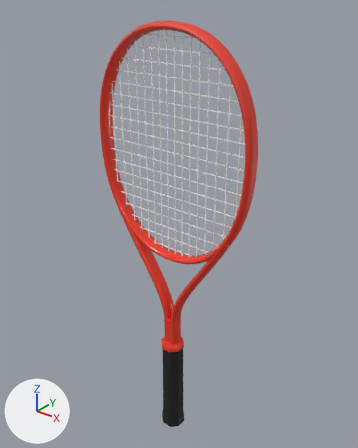
An edit to the glTF model assets/realistic/wilson-defyer-100.glb, drawn before and after from the same camera.
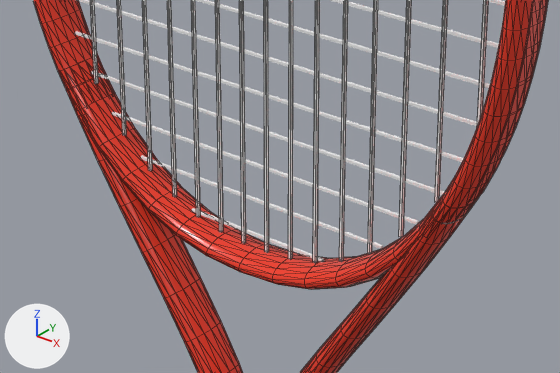
Old and new are each drawn whole from a camera (50 mm lens) standing at (0.428, -0.519, 0.728) and looking at (-0.006, 0.025, 0.391) and again close up on the part from 28% to 72% of the width and 41% to 64% of the height. The axes (+X, +Y, +Z) are drawn at lower left. The lights are the same throughout. The older version's two pictures come first. The close-ups show mesh edges as thin lines. Where no turn or scale is listed for an object, it has been applied to the vertices. Vertices at exactly the same position are counted once.

The scene before the commit, as lines of its bpy script (objects in view):
```python
me_frame = bpy.data.meshes.new('frame')
me_frame.from_pydata(...)  # 1720 vertices, 3380 faces; spans x -0.135..0.135, y -0.013..0.013, z 0.178..0.686
me_frame.materials.append(mat_mat_frame)
me_grommets = bpy.data.meshes.new('grommets')
me_grommets.from_pydata(...)  # 130 vertices, 192 faces; spans x -0.135..0.135, y -0.006..0.006, z 0.414..0.584
me_grommets.materials.append(mat_mat_grommets)  # red #e8402e
me_strings_mains = bpy.data.meshes.new('strings_mains')
me_strings_mains.from_pydata(...)  # 128 vertices, 128 faces; spans x -0.112..0.112, y -0.001..0.0, z 0.354..0.675
me_strings_mains.materials.append(mat_mat_strings_mains)  # white #f2f2f2
ob_frame = bpy.data.objects.new('frame', me_frame)
ob_frame.location = (0.0, 0.0, 0.0)
ob_grommets = bpy.data.objects.new('grommets', me_grommets)
ob_grommets.location = (0.0, 0.0, 0.0)
ob_strings_mains = bpy.data.objects.new('strings_mains', me_strings_mains)
ob_strings_mains.location = (0.0, 0.0, 0.0)
# also in view: 'strings_crosses' at (0.0, 0.0, 0.514)
```
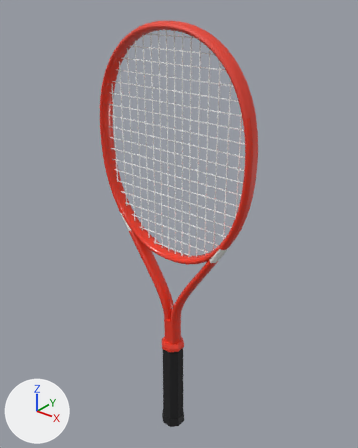
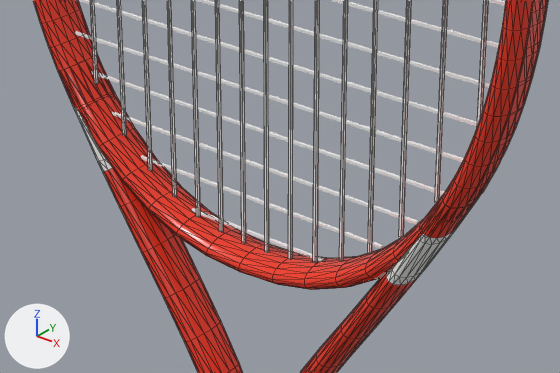
What the commit changed:
me_frame has 1720 vertices, 3380 faces and spans x -0.135..0.135, y -0.013..0.013, z 0.178..0.686.
me_frame is used by ob_frame; location (0.0, 0.0, 0.0).
me_frame part 1: all 16 vertices in x -0.087..-0.078, y -0.012..0.012, z 0.372..0.378 are moved by (0.003, 0.0, -0.004).
me_frame part 2: 16 of the vertices in x -0.106..-0.096, y -0.012..0.012, z 0.404..0.409 are moved by (0.005, 0.0, -0.008).
me_frame part 3: 16 of the vertices in x -0.105..-0.096, y -0.012..0.012, z 0.403..0.408 are moved by (0.006, 0.0, -0.011).
me_frame part 4: 16 of the vertices in x -0.099..-0.089, y -0.012..0.012, z 0.392..0.397 are moved by (0.012, 0.0, -0.019).
me_frame part 5: 16 of the vertices in x 0.096..0.105, y -0.012..0.012, z 0.403..0.408 are moved by (-0.006, 0.0, -0.011).
me_frame part 6: 16 of the vertices in x 0.096..0.106, y -0.012..0.012, z 0.404..0.409 are moved by (-0.005, 0.0, -0.008).
me_frame part 7: all 16 vertices in x 0.078..0.087, y -0.012..0.012, z 0.372..0.378 are moved by (-0.003, 0.0, -0.004).
me_frame part 8: 176 faces centred in x -0.104..0.104, y -0.012..0.012, z 0.379..0.409 are repainted in the vertex colours; the middle colour goes from red #ee3b26 to white #f1f1ee.
me_frame part 9: 168 faces centred in x -0.106..0.106, y -0.01..0.01, z 0.343..0.407 are repainted in the vertex colours; the middle colour goes from white #f1f1ee to red #ee3b26.

What differs and where, as boxes [x1, y1, x2, y2] in the close-ups (560 x 373 px; the box of a moved part takes in the faces that stretch with it):
'frame', reshaped, recoloured
    both: [33, 0, 548, 373]
part 1 of me_frame, moved or reshaped
    before: [98, 159, 137, 207]
    after: [103, 168, 137, 207]
part 2 of me_frame, moved or reshaped
    before: [58, 55, 103, 89]
    after: [58, 55, 103, 108]
part 3 of me_frame, moved or reshaped (not visible before)
    after: [74, 107, 81, 117]
part 4 of me_frame, moved or reshaped
    before: [66, 88, 106, 162]
    after: [78, 116, 112, 172]
part 5 of me_frame, moved or reshaped
    before: [419, 215, 466, 245]
    after: [392, 235, 452, 278]
part 6 of me_frame, moved or reshaped
    before: [432, 194, 478, 224]
    after: [419, 194, 478, 245]
part 7 of me_frame, moved or reshaped
    before: [367, 235, 452, 309]
    after: [367, 268, 426, 309]
part 8 of me_frame, recoloured
    before: [72, 104, 466, 278]
    after: [74, 107, 452, 285]
part 9 of me_frame, recoloured
    both: [311, 263, 396, 290]
